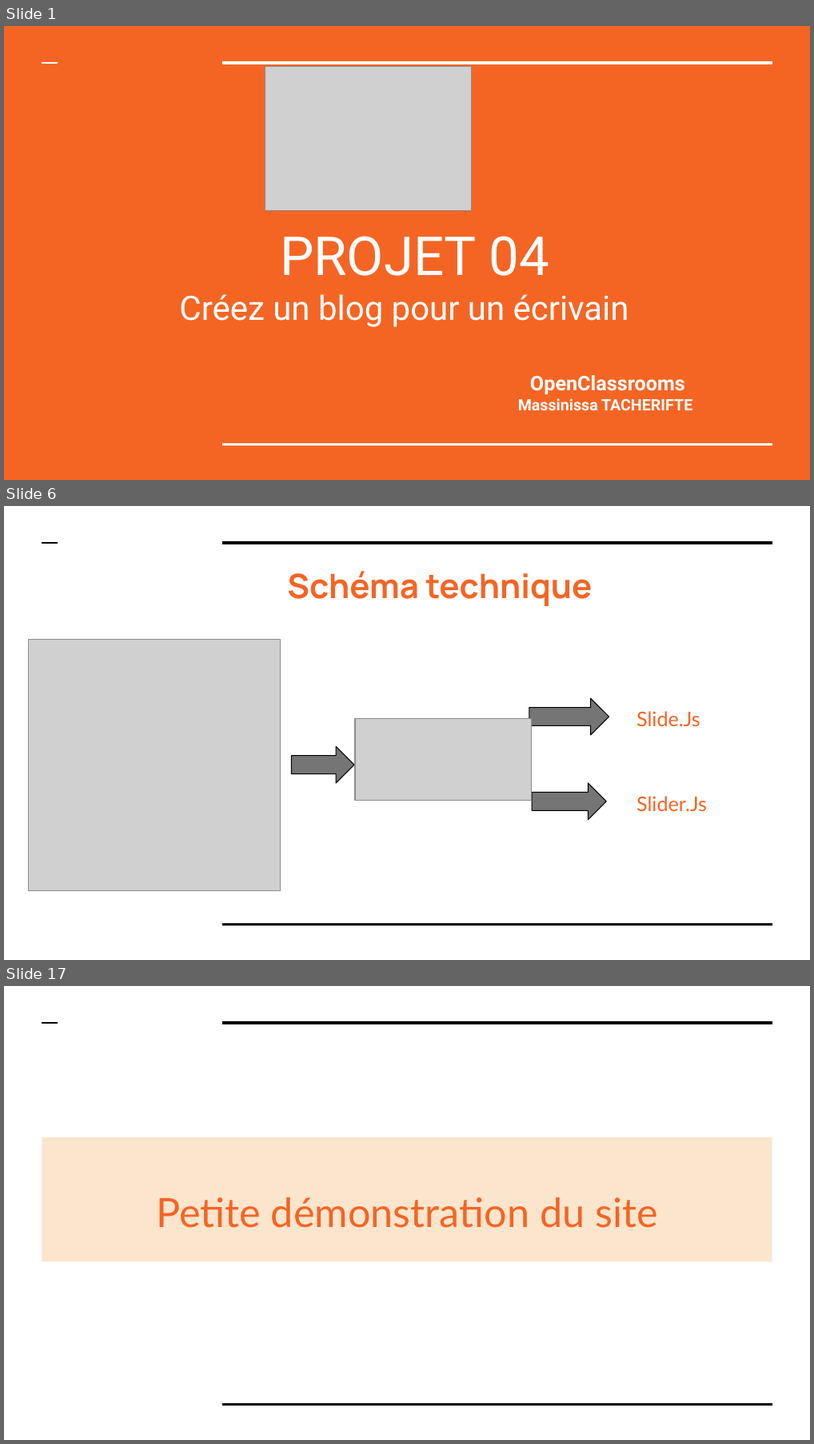
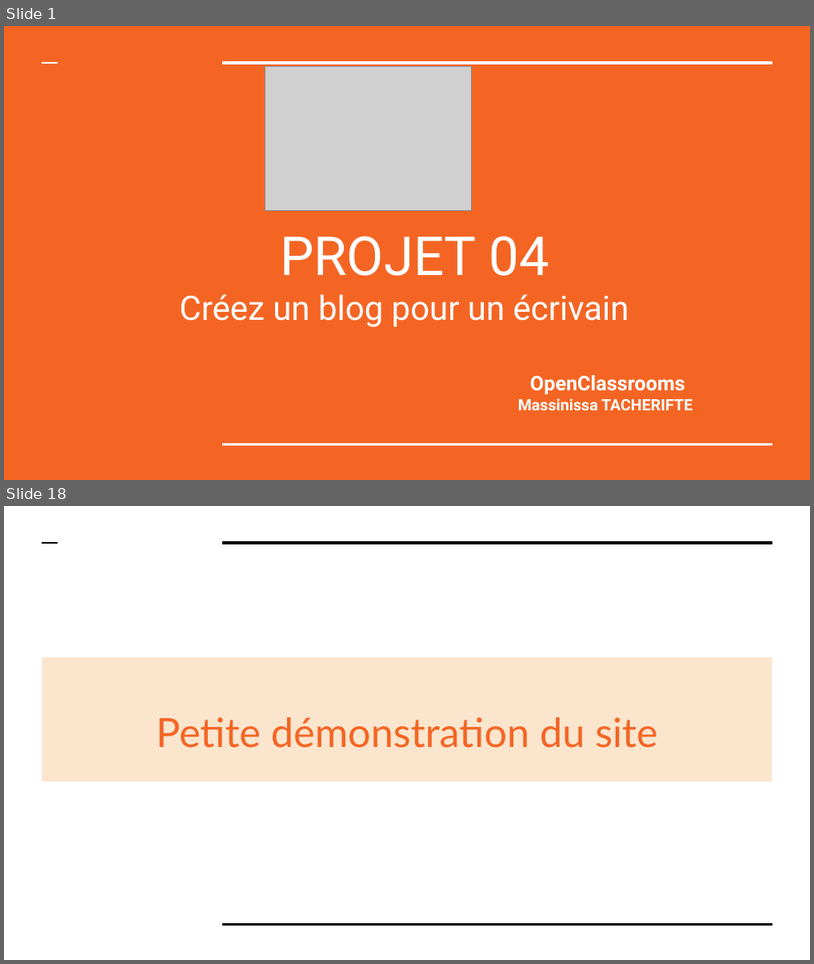
Before and after one commit to massinissa44/Projet-04-blog-pour-un-crivain-, a slide deck: P4_04_Presentation.pptx. Shown one above the other, each under a label of ours: slides 1, 6 and 17 before the commit, slides 1 and 18 after it; the slides between them are not shown. The pictures are 814x1444 and 814x964 pixels, drawn with LibreOffice and Linux fonts; fonts in the diff are those of the drawing; grey boxes stand for pictures. Boxes give left, top, right and bottom in pixels: in the first picture for what was removed or moved away, otherwise in the second. Text is boxed around its words. In the diff, an @@ line names an element or a change of style, - is before the commit and + after.

```diff
--- a/P4_04_Presentation.pptx
+++ b/P4_04_Presentation.pptx
@@ slide 6 removed at (4,506,810,960), background #FFFFFF; not listed: 3 template elements that a slide beside it also shows @@
@@ title removed at (287,571,592,606) @@
-Schéma technique
@@ picture removed at (28,639,281,891) @@
@@ picture removed at (355,719,532,800) @@
@@ right arrow removed at (530,698,610,734) @@
@@ text removed at (637,711,701,727) @@
-Slide.Js
@@ right arrow removed at (292,746,354,783) @@
@@ right arrow removed at (532,783,606,819) @@
@@ text removed at (637,796,707,811) @@
-Slider.Js
@@ what was slide 17 is now slide 18 @@
```
Also in this commit, not shown: 3 slides changed, 13 slides added, 14 other slides removed, 15 other files.
